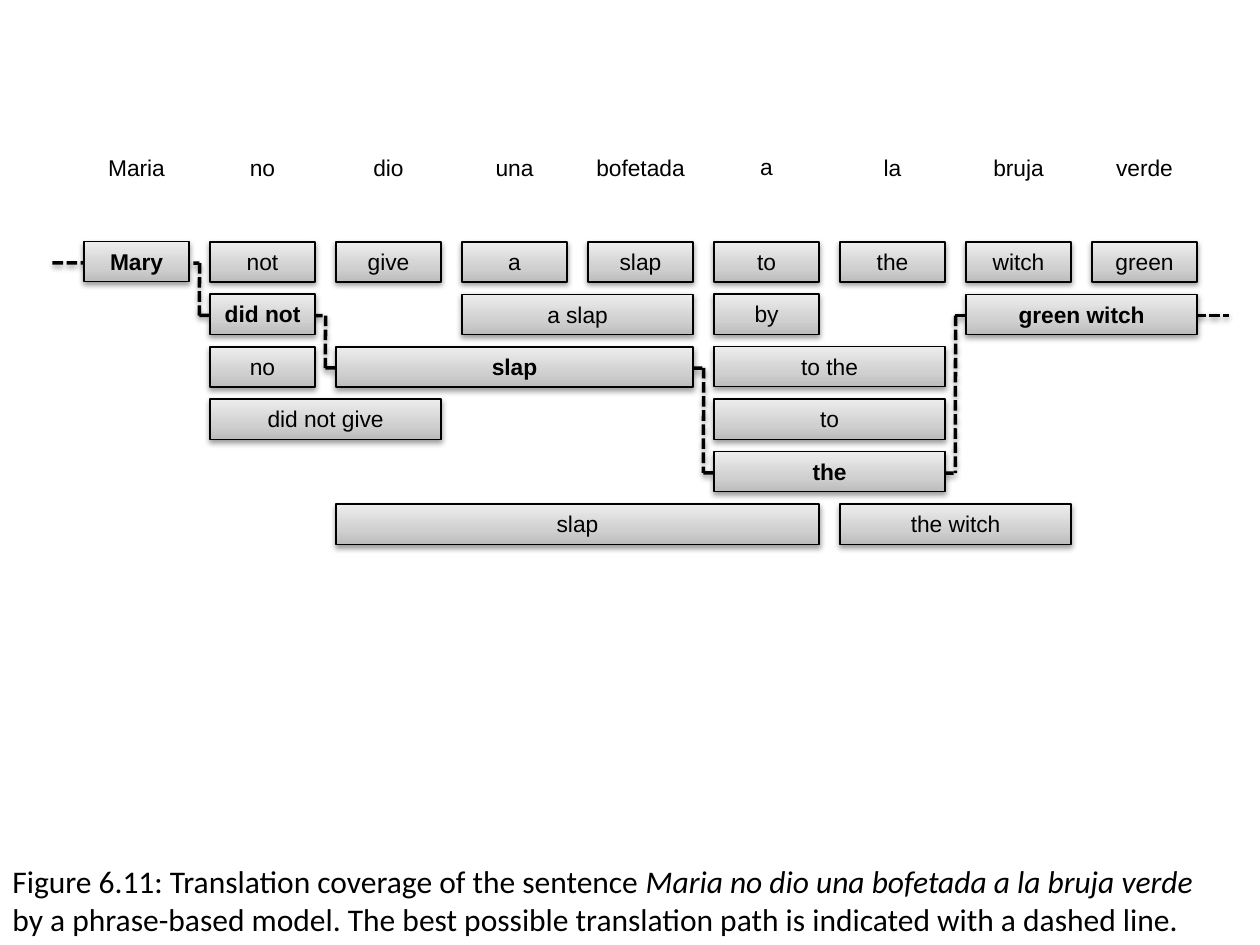
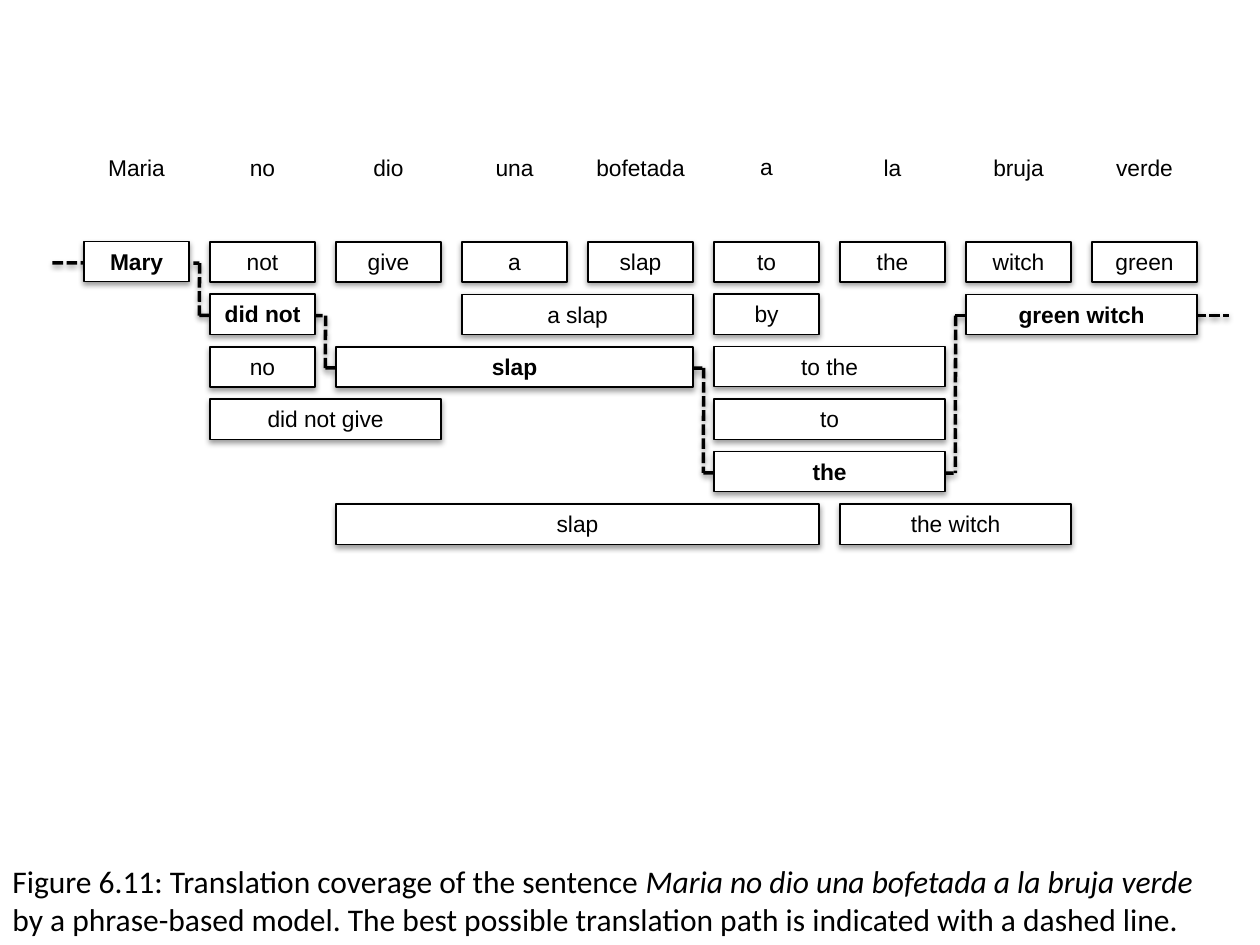
Before and after one commit to lintool/MapReduceAlgorithms, a slide deck: slide 19 of ed1n/figures/figures-all.pptx. Drawn at 1260x945 pixels with LibreOffice and Linux fonts; fonts in the diff are those of the drawing. Boxes give left, top, right and bottom in pixels: in the first picture for what was removed or moved away, otherwise in the second. Text is boxed around its words. In the diff, an @@ line names an element or a change of style, - is before the commit and + after.

```diff
--- a/ed1n/figures/figures-all.pptx
+++ b/ed1n/figures/figures-all.pptx
@@ fill gradient #BDBDBD to #D1D1D1 to #EEEEEE to #FFFFFF in 21 elements at (84,242,189,282), (210,242,315,282), (210,294,315,334), (210,346,315,387), (210,399,441,440), (336,242,441,282), (462,242,567,282), (588,242,693,282), (714,242,819,282), (840,242,945,282), (966,242,1071,282), (1092,242,1197,282), (336,346,693,387), (462,295,693,335), (714,346,945,387), (714,399,945,440), (714,451,945,491), (966,295,1197,335), (840,504,1071,544), (714,294,819,334), (336,504,819,544) @@
```
Also in this commit, not shown: 6 slides added, 9 other files.
